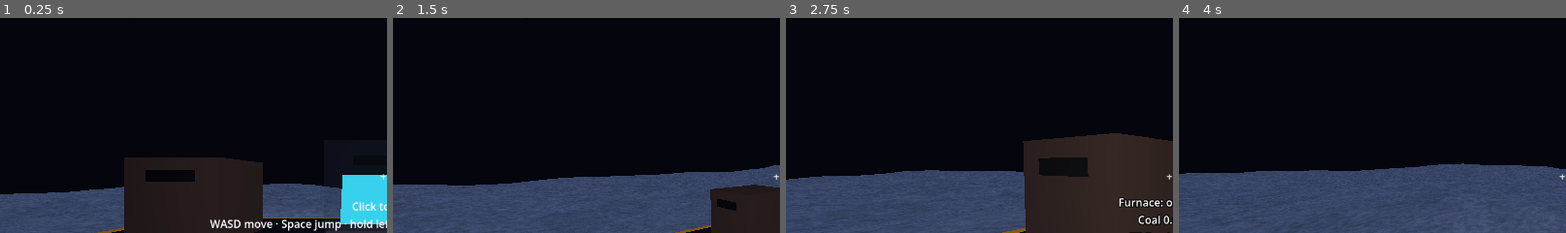
Above: before the commit, frames 1-4 (left to right).
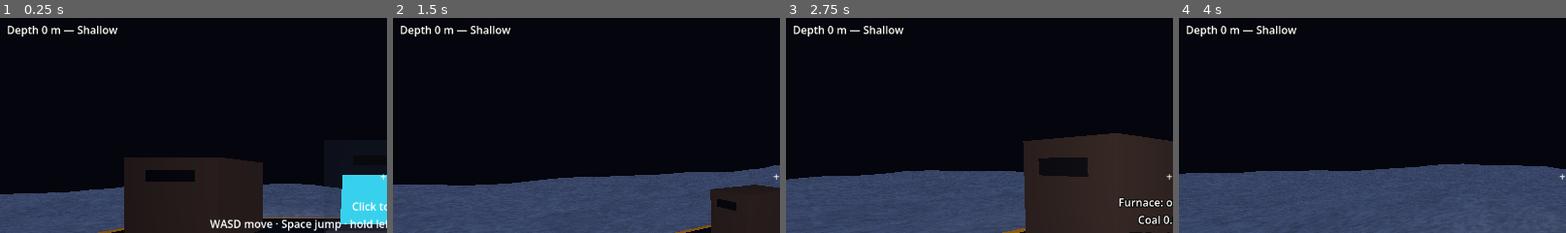
Above: after the commit, the same moments.

Repository: SneakKestrel16/Mininginc
Game: Godot game, scene res://src/main.tscn
Two runs of this game, one before a commit and one after it. Both use one fixed random seed, a clock stepped at 60 frames per second and the inputs below.
Inputs (mouse positions are % of the whole screen's width and height, from its top left):
- Up to frame 1 (0.25 s): no input
- Up to frame 2 (1.5 s): tap Enter at 0.5 s; move the mouse to (72, 44) at 0.52 s; hold D 0.53-1.28 s; tap E at 0.6 s; click (72, 44) at 0.67 s; tap Space at 0.77 s; move the mouse to (45, 50) at 1.27 s; hold W from 1.28 s (still down); tap Q at 1.35 s
- Up to frame 3 (2.75 s): keep holding W; tap Space at 1.52 s; move the mouse to (52, 48) at 2.02 s; tap F at 2.1 s
- Up to frame 4 (4 s): keep holding W; move the mouse to (49, 51) at 2.77 s; tap Ctrl at 2.85 s; click (49, 51) at 2.92 s; tap Space at 3.02, 3.77 s; move the mouse to (57, 51) at 3.52 s; tap L at 3.6 s
The pictures show only the part of the screen within x 1-50%, y 12-62%; the shares and areas given below are measured in that part.

The runs differ from the first frame. In frame 1, 0.6% of the frame differs, in the area x 2-31%, y 3-10%; in frame 2, 0.6%; in frame 3, 0.6%; in frame 4, 0.6%.

Commit message:
feat: story 037 strata you can read (heartwake/story-037)
Rock below 100 m takes its stratum's tint (Mid, Deep, Abyss, Core), the
ambient light eases down with depth and ore flecks glow harder. The HUD
names depth and stratum and shows a banner on entering one; the dev menu
drops into a chamber in each. Hardness stays 1.0, so digging costs are
unchanged. The HUD's Heart line now says up when the Heart is above.

Story: heartwake/story-037

Diff:
--- /dev/null
+++ b/data/strata.json
@@ -0,0 +1,29 @@
+{
+	"strata": [
+		{
+			"id": "shallow", "name": "Shallow", "from_depth": 0, "hardness": 1.0,
+			"tint": [1.0, 1.0, 1.0], "ambient_color": [0.45, 0.5, 0.65], "ambient_energy": 0.6, "ore_glow": 0.35,
+			"line": "Back in the shallow rock: coal, ice and iron."
+		},
+		{
+			"id": "mid", "name": "Mid", "from_depth": 100, "hardness": 1.0,
+			"tint": [0.92, 0.96, 1.04], "ambient_color": [0.42, 0.5, 0.66], "ambient_energy": 0.5, "ore_glow": 0.45,
+			"line": "The rock turns cold and blue. Uranium and gold lie this deep."
+		},
+		{
+			"id": "deep", "name": "Deep", "from_depth": 150, "hardness": 1.0,
+			"tint": [0.84, 0.9, 0.8], "ambient_color": [0.42, 0.46, 0.58], "ambient_energy": 0.34, "ore_glow": 0.65,
+			"line": "The light thins. The stone here is old and green-grey."
+		},
+		{
+			"id": "abyss", "name": "Abyss", "from_depth": 250, "hardness": 1.0,
+			"tint": [1.0, 0.88, 0.7], "ambient_color": [0.38, 0.44, 0.56], "ambient_energy": 0.24, "ore_glow": 0.85,
+			"line": "Umber rock, and almost no light. Ore burns bright in the dark."
+		},
+		{
+			"id": "core", "name": "Core", "from_depth": 340, "hardness": 1.0,
+			"tint": [0.72, 0.86, 0.9], "ambient_color": [0.62, 0.48, 0.42], "ambient_energy": 0.15, "ore_glow": 1.0,
+			"line": "The Core. Bedrock lies at 400 m."
+		}
+	]
+}
--- a/src/main.tscn
+++ b/src/main.tscn
@@ -18,6 +18,7 @@
 [ext_resource type="Script" path="res://src/ui/ending.gd" id="20_ending"]
 [ext_resource type="Script" path="res://src/dev/live_reload.gd" id="21_reload"]
 [ext_resource type="Script" path="res://src/ui/crafting_panel.gd" id="22_crafting"]
+[ext_resource type="Script" path="res://src/world/depth_sense.gd" id="23_depth"]
 
 [sub_resource type="Environment" id="Env"]
 background_mode = 1
@@ -52,8 +53,11 @@
 light_energy = 0.8
 shadow_enabled = true
 
-[node name="Environment" type="WorldEnvironment" parent="."]
+[node name="Environment" type="WorldEnvironment" parent="." node_paths=PackedStringArray("player", "world")]
 environment = SubResource("Env")
+script = ExtResource("23_depth")
+player = NodePath("../Player")
+world = NodePath("../World")
 
 [node name="Machines" type="Node3D" parent="."]
 
@@ -93,10 +97,11 @@
 world = NodePath("../World")
 player = NodePath("../Player")
 
-[node name="Hud" parent="." node_paths=PackedStringArray("economy", "player", "heart") instance=ExtResource("15_hud")]
+[node name="Hud" parent="." node_paths=PackedStringArray("economy", "player", "heart", "depth_sense") instance=ExtResource("15_hud")]
 economy = NodePath("../Economy")
 player = NodePath("../Player")
 heart = NodePath("../Heart")
+depth_sense = NodePath("../Environment")
 
 [node name="Console" type="Node3D" parent="Machines" node_paths=PackedStringArray("economy", "overlay")]
 transform = Transform3D(1, 0, 0, 0, 1, 0, 0, 0, 1, 64.5, 1, 61.5)
--- a/src/ui/dev_menu.gd
+++ b/src/ui/dev_menu.gd
@@ -1,11 +1,16 @@
 ## Dev menu (brief: Milestone 4 item 22): F1 opens it. Adds ore, sets the Heart's stage or
-## fills its meter, skips time, toggles fly mode, and teleports. Built in code: it is a
+## fills its meter, skips time, toggles fly mode, teleports, and drops into a chamber at a
+## stratum's depth. Built in code: it is a
 ## testing tool, not part of the game's look.
 class_name DevMenu
 extends CanvasLayer
 
 ## Seconds per step when skipping time; the same step offline progress uses.
 const SKIP_STEP := 5.0
+## Radius of the chamber the Depth buttons carve to stand in.
+const CHAMBER_RADIUS := 3.0
+## Metres below a stratum's top the chamber is carved: past the banner's hysteresis.
+const CHAMBER_INSIDE := 10
 
 @export var economy: Economy
 @export var player: Player
@@ -59,6 +64,11 @@
 	_button(move_row, "To base", _teleport.bind(Vector3(64.5, 1.5, 64.5)))
 	_button(move_row, "To Heart", func() -> void: _teleport(heart.global_position + Vector3(0, 0, 5)))
 
+	var depth_row := _row(rows, "Depth")
+	for stratum in economy.mine.world.strata.slice(1):
+		var depth := int(stratum["from_depth"]) + CHAMBER_INSIDE
+		_button(depth_row, "%s %d m" % [stratum["name"], depth], _drop_to.bind(depth))
+
 	_status = _label(rows, "")
 
 
@@ -101,6 +111,16 @@
 func _skip(seconds: float) -> void:
 	economy.advance(seconds, SKIP_STEP)
 	_status.text = "Skipped %d min" % int(seconds / 60.0)
+
+
+# Carves a chamber under the player's column [param depth] metres down and stands the player
+# in it, the chunks around it drawn first so there is ground to land on.
+func _drop_to(depth: int) -> void:
+	var world := economy.mine.world
+	var center := Vector3(floorf(player.global_position.x) + 0.5, -depth, floorf(player.global_position.z) + 0.5)
+	world.carve(center, CHAMBER_RADIUS)
+	world.update_around(center)
+	_teleport(center - Vector3(0, CHAMBER_RADIUS - 0.2, 0))
 
 
 func _teleport(to: Vector3) -> void:
--- a/src/ui/hud.gd
+++ b/src/ui/hud.gd
@@ -6,6 +6,8 @@
 const LINE_SECONDS := 8.0
 ## Seconds each of a speaking stage's lines stays on screen.
 const SPOKEN_SECONDS := 5.0
+## Seconds a stratum's banner stays on screen.
+const STRATUM_SECONDS := 4.0
 
 ## The economy this HUD reports.
 @export var economy: Economy
@@ -13,6 +15,8 @@
 @export var player: Player
 ## The buried Heart: the HUD says roughly how far it is.
 @export var heart: Node3D
+## Tells when the player enters a new stratum.
+@export var depth_sense: DepthSense
 
 var _line_left := 0.0
 # Ore gained from the last scoops, shown under the crosshair, and seconds it has left.
@@ -40,6 +44,8 @@
 	_gain.add_theme_color_override("font_outline_color", Color.BLACK)
 	add_child(_gain)
 	player.scooped.connect(_on_scooped)
+	if depth_sense:
+		depth_sense.stratum_entered.connect(_on_stratum_entered)
 
 
 func _process(delta: float) -> void:
@@ -57,8 +63,13 @@
 		var to_heart := heart.global_position - player.global_position
 		# Rounded to 5 m: a sense of direction, not a map.
 		_power.text += "
-Heart: about %d m down, %d m across" % [snappedi(maxf(-to_heart.y, 0.0), 5),
-				snappedi(Vector2(to_heart.x, to_heart.z).length(), 5)]
+Heart: about %d m %s, %d m across" % [snappedi(absf(to_heart.y), 5),
+				"down" if to_heart.y <= 0.0 else "up", snappedi(Vector2(to_heart.x, to_heart.z).length(), 5)]
+	var world := economy.mine.world
+	if not world.strata.is_empty():
+		var depth := maxi(-floori(player.global_position.y), 0)
+		_power.text += "
+Depth %d m — %s" % [depth, world.strata[world.stratum_at(depth)]["name"]]
 	var heart := economy.heart
 	var count := heart.stages.size()
 	var stage_name: String = "asleep" if heart.stage == 0 else heart.current()["name"]
@@ -99,6 +110,12 @@
 		_gain_left = 1.5
 
 
+func _on_stratum_entered(index: int) -> void:
+	var stratum: Dictionary = economy.mine.world.strata[index]
+	_show("%s
+%s" % [stratum["name"], stratum["line"]], STRATUM_SECONDS)
+
+
 func _on_stage_reached(index: int) -> void:
 	var stage: Dictionary = economy.heart.stages[index]
 	_show("%s\n%s" % [stage["name"], stage["line"]], LINE_SECONDS)
--- /dev/null
+++ b/src/world/depth_sense.gd
@@ -0,0 +1,54 @@
+## The light underground (brief: Milestone 10 item 42): eases the ambient light and the ore
+## glow toward the stratum the player is in, and tells when the player enters a new one.
+class_name DepthSense
+extends WorldEnvironment
+
+## Emitted when the player moves into stratum [param index] of [member VoxelWorld.strata];
+## never for the stratum the player starts in.
+signal stratum_entered(index: int)
+
+## How fast the light follows the stratum: the share of the gap closed per second, as a rate.
+const EASE_RATE := 1.5
+## Metres past a stratum's edge before it counts as entered, so standing on the line does not
+## flicker the banner.
+const HYSTERESIS := 3.0
+
+## Whose depth sets the light.
+@export var player: Node3D
+## The world whose strata and ore glow these are.
+@export var world: VoxelWorld
+
+## Index of the stratum the player is in; -1 until the first depth is read.
+var stratum := -1
+var _glow := 0.0
+
+
+func _process(delta: float) -> void:
+	if player and world and not world.strata.is_empty():
+		sense(-player.global_position.y, delta)
+
+
+## Reads the player's [param depth] in metres and eases the light [param delta] seconds toward
+## its stratum's. The first reading sets the light at once and enters silently, so a loaded
+## save does not replay a banner.
+func sense(depth: float, delta: float) -> void:
+	if stratum < 0:
+		stratum = world.stratum_at(floori(depth))
+		_ease(1.0)
+		return
+	var deeper := world.stratum_at(floori(depth - HYSTERESIS))
+	var shallower := world.stratum_at(floori(depth + HYSTERESIS))
+	var now := deeper if deeper > stratum else shallower if shallower < stratum else stratum
+	if now != stratum:
+		stratum = now
+		stratum_entered.emit(stratum)
+	_ease(1.0 - exp(-EASE_RATE * delta))
+
+
+func _ease(weight: float) -> void:
+	var target: Dictionary = world.strata[stratum]
+	var rgb: Array = target["ambient_color"]
+	environment.ambient_light_color = environment.ambient_light_color.lerp(Color(rgb[0], rgb[1], rgb[2]), weight)
+	environment.ambient_light_energy = lerpf(environment.ambient_light_energy, target["ambient_energy"], weight)
+	_glow = lerpf(_glow, target["ore_glow"], weight)
+	world.set_ore_glow(_glow)
--- a/src/world/terrain.gdshader
+++ b/src/world/terrain.gdshader
@@ -8,6 +8,8 @@
 // Specks per metre, and the share of speck cells lit on solid ore.
 uniform float fleck_scale = 9.0;
 uniform float fleck_share = 0.4;
+// How brightly ore specks glow; deeper strata turn it up (data/strata.json).
+uniform float ore_glow = 0.35;
 
 void vertex() {
 	world_pos = (MODEL_MATRIX * vec4(VERTEX, 1.0)).xyz;
@@ -44,5 +46,5 @@
 	ALBEDO = mix(base, fleck, spot);
 	ROUGHNESS = mix(0.92, 0.2, spot);
 	METALLIC = spot * 0.5;
-	EMISSION = fleck * spot * 0.35;
+	EMISSION = fleck * spot * ore_glow;
 }
--- a/src/world/voxel_world.gd
+++ b/src/world/voxel_world.gd
@@ -11,6 +11,10 @@
 
 const WORLD_PATH := "res://data/world.json"
 const ORES_PATH := "res://data/ores.json"
+const STRATA_PATH := "res://data/strata.json"
+## Darkest ambient a stratum may ask for: below it a tunnel lit by the headlamp alone is
+## too dark to read.
+const MIN_AMBIENT := 0.12
 ## The six neighbours of a sample.
 const SIDES: Array[Vector3i] = [Vector3i.UP, Vector3i.DOWN, Vector3i.LEFT, Vector3i.RIGHT, Vector3i.FORWARD, Vector3i.BACK]
 ## Density outside the world and in bedrock: far inside, so no scoop opens it.
@@ -47,6 +51,9 @@
 var heart_center: Vector3
 ## Radius of the Heart's cavern, in metres.
 var heart_radius: float
+## Bands of rock by depth, shallowest first, as data/strata.json lists them: each has a name,
+## from_depth, hardness, a rock tint, ambient light, ore glow and a banner line.
+var strata: Array = []
 # The base: flat ground around the machines.
 var _base := AABB()
 
@@ -78,8 +85,14 @@
 			"bite_radius", "bite_cost", "base_min", "base_max", "machines_min", "machines_max"])
 	var ores := _load_json(ORES_PATH, ["hardness_base", "hardness_per_block", "frozen_from_depth",
 			"frozen_hardness_multiplier", "ores"])
-	if world.is_empty() or ores.is_empty():
+	var strata_data := _load_json(STRATA_PATH, ["strata"])
+	if world.is_empty() or ores.is_empty() or strata_data.is_empty():
 		return
+	var refused := strata_error(strata_data["strata"], world["max_depth"])
+	if refused != "":
+		_fail("%s: %s" % [STRATA_PATH, refused])
+		return
+	strata = strata_data["strata"]
 	chunk_size = world["chunk_size"]
 	world_size = world["world_size"]
 	max_depth = world["max_depth"]
@@ -176,7 +189,60 @@
 	var hits := _hardness_base + _hardness_per_block * depth
 	if depth >= frozen_from:
 		hits *= _frozen_multiplier
-	return hits * _bite_cost
+	return hits * _bite_cost * float(strata[stratum_at(depth)]["hardness"])
+
+
+## Index in [member strata] of the stratum at [param depth] metres; the first above ground.
+func stratum_at(depth: int) -> int:
+	var index := 0
+	for i in strata.size():
+		if depth >= strata[i]["from_depth"]:
+			index = i
+	return index
+
+
+## Colour the ground at [param pos] is drawn in: its material's colour, with rock and crust
+## tinted by their stratum. Alpha is 1 on ore, which the terrain shader flecks.
+func surface_color(pos: Vector3i) -> Color:
+	var what := material_at(pos)
+	var color: Color = Blocks.COLORS[what]
+	if what == Blocks.ROCK or what == Blocks.CRUST:
+		color *= _color(strata[stratum_at(-pos.y)]["tint"])
+	color.a = 1.0 if what > Blocks.ROCK else 0.0
+	return color
+
+
+## Sets how brightly ore flecks glow; the depth the player is at sets it.
+func set_ore_glow(glow: float) -> void:
+	_material.set_shader_parameter("ore_glow", glow)
+
+
+## Why [param list] is not a usable strata list for a world [param depth_limit] metres deep,
+## or "" when it is.
+static func strata_error(list: Array, depth_limit: int) -> String:
+	if list.is_empty() or int(list[0]["from_depth"]) != 0:
+		return "the first stratum must start at 0 m"
+	var rock: Color = Blocks.COLORS[Blocks.ROCK]
+	for i in list.size():
+		var stratum: Dictionary = list[i]
+		for key in ["name", "from_depth", "hardness", "tint", "ambient_color", "ambient_energy", "ore_glow", "line"]:
+			if not stratum.has(key):
+				return "stratum %d is missing \"%s\"" % [i, key]
+		if i > 0 and stratum["from_depth"] <= list[i - 1]["from_depth"]:
+			return "%s must start deeper than %s" % [stratum["name"], list[i - 1]["name"]]
+		if stratum["from_depth"] >= depth_limit:
+			return "%s starts below bedrock" % stratum["name"]
+		if stratum["ambient_energy"] < MIN_AMBIENT:
+			return "%s is darker than %.2f ambient" % [stratum["name"], MIN_AMBIENT]
+		for channel in stratum["tint"]:
+			if channel < 0.5 or channel > 1.5:
+				return "%s's tint must stay within 0.5 to 1.5" % stratum["name"]
+		# Tinted rock stays rock-coloured, so ore keeps standing out against it.
+		var tinted: Color = rock * _color(stratum["tint"])
+		var lightness := tinted.get_luminance() / rock.get_luminance()
+		if lightness < 0.75 or lightness > 1.1 or tinted.s > 0.3:
+			return "%s's tint changes rock too much" % stratum["name"]
+	return ""
 
 
 ## True when [param pos] lies below the frozen floor.
@@ -514,9 +580,10 @@
 					if corner[c] > corner[best]:
 						best = c
 				var at := low + Vector3i(best & 1, (best >> 1) & 1, (best >> 2) & 1)
-				var what := material_at(at)
-				var color: Color = Blocks.COLORS[what] * (0.92 + 0.12 * _shade(at))
-				color.a = 1.0 if what > Blocks.ROCK else 0.0  # the shader flecks ore
+				var color := surface_color(at)
+				var ore := color.a  # the shader flecks ore
+				color *= 0.92 + 0.12 * _shade(at)
+				color.a = ore
 				colors.append(color)
 	var indices := PackedInt32Array()
 	# Edges from samples this chunk owns (origin .. origin+n-1) along +x, +y, +z.
@@ -566,6 +633,10 @@
 	node.add_child(body)
 
 
+static func _color(rgb: Array) -> Color:
+	return Color(rgb[0], rgb[1], rgb[2])
+
+
 # A number in [0, 1) fixed by the seed and the position, for a slight shade per spot.
 func _shade(pos: Vector3i) -> float:
 	return (hash([world_seed, pos.x, pos.y, pos.z]) & 0xFFFF) / float(0x10000)
--- /dev/null
+++ b/tests/unit/heartwake/strata_check.gd
@@ -0,0 +1,113 @@
+## Self-check for the strata (brief: Milestone 10 item 42) until /test-setup installs gdUnit4.
+## Run: <godot> --headless --path . -s res://tests/unit/heartwake/strata_check.gd
+## Exits 0 when every check passes, 1 on the first failure.
+extends SceneTree
+
+
+func _initialize() -> void:
+	var failures := 0
+	var world := VoxelWorld.new()
+	world.world_seed = 7
+	root.add_child(world)
+	await process_frame  # _ready runs on the next frame
+
+	# Which stratum each depth is in, edges included.
+	var expected := { -5: 0, 0: 0, 99: 0, 100: 1, 149: 1, 150: 2, 249: 2, 250: 3, 339: 3, 340: 4, 399: 4 }
+	var wrong := expected.keys().filter(func(d: int) -> bool: return world.stratum_at(d) != expected[d])
+	failures += _check(wrong.is_empty(), "each depth lies in its stratum (wrong at %s)" % [wrong])
+
+	# The shipped file is accepted; each kind of bad file is refused with a reason.
+	failures += _check(VoxelWorld.strata_error(world.strata, world.max_depth) == "", "the shipped strata are accepted")
+	var bad := {
+		"first not at 0": func(l: Array) -> void: l[0]["from_depth"] = 5,
+		"not increasing": func(l: Array) -> void: l[2]["from_depth"] = l[1]["from_depth"],
+		"below bedrock": func(l: Array) -> void: l[4]["from_depth"] = world.max_depth,
+		"too dark": func(l: Array) -> void: l[3]["ambient_energy"] = 0.1,
+		"tint out of range": func(l: Array) -> void: l[1]["tint"] = [0.4, 1.0, 1.0],
+		"rock too dark": func(l: Array) -> void: l[1]["tint"] = [0.6, 0.6, 0.6],
+		"rock too coloured": func(l: Array) -> void: l[1]["tint"] = [1.4, 0.8, 0.6],
+		"missing key": func(l: Array) -> void: l[2].erase("line"),
+	}
+	for what in bad:
+		var list: Array = world.strata.duplicate(true)
+		bad[what].call(list)
+		failures += _check(VoxelWorld.strata_error(list, world.max_depth) != "", "a strata list is refused: %s" % what)
+
+	# Rock takes its stratum's tint, a different one at each depth; ore keeps its own colour.
+	var rock: Color = Blocks.COLORS[Blocks.ROCK]
+	var seen := {}
+	for depth in [20, 120, 200, 300, 360]:
+		var pos := _find(world, depth, func(id: int) -> bool: return id == Blocks.ROCK)
+		var color := world.surface_color(pos)
+		var rgb: Array = world.strata[world.stratum_at(depth)]["tint"]
+		var want := rock * Color(rgb[0], rgb[1], rgb[2])
+		failures += _check(color.a == 0.0 and Vector3(color.r, color.g, color.b).distance_to(Vector3(want.r, want.g, want.b)) < 0.001,
+				"rock at %d m is drawn in its stratum's tint" % depth)
+		seen[color] = true
+	failures += _check(seen.size() == 5, "rock looks different in each stratum")
+	var ore_ok := true
+	for depth in [20, 120, 200, 300, 360]:
+		var pos := _find(world, depth, func(id: int) -> bool: return id > Blocks.ROCK)
+		var color := world.surface_color(pos)
+		var own: Color = Blocks.COLORS[world.material_at(pos)]
+		ore_ok = ore_ok and color.a == 1.0 and color.r == own.r and color.g == own.g and color.b == own.b
+	failures += _check(ore_ok, "ore keeps its own colour and fleck flag at every depth")
+
+	# Hardness at 1.0 everywhere: digging costs exactly what it did before strata.
+	var same := true
+	for depth in 400:
+		var hits := world._hardness_base + world._hardness_per_block * depth
+		if depth >= world.frozen_from:
+			hits *= world._frozen_multiplier
+		var pos := Vector3i(30, -depth, 30)
+		same = same and (world.material_at(pos) == Blocks.BEDROCK or world.hardness_at(pos) == hits * world._bite_cost)
+	failures += _check(same, "every depth costs what it did before strata")
+
+	# The banner fires on entering, with 3 m of hysteresis, and never for the first reading.
+	var sense := DepthSense.new()
+	sense.environment = Environment.new()
+	sense.world = world
+	# Each banner as [stratum, depth it fired at]: within 3 m of the line nothing fires.
+	var entered := []
+	var at := [0.0]  # an array: a lambda captures locals by value
+	sense.stratum_entered.connect(func(i: int) -> void: entered.append([i, at[0]]))
+	for depth in [0.0, 60.0, 98.0, 101.0, 104.0, 99.0, 96.0, 104.0, 102.0]:
+		at[0] = depth
+		sense.sense(depth, 0.1)
+	failures += _check(entered == [[1, 104.0], [0, 96.0], [1, 104.0]],
+			"entering strata fires mid at 104 m, shallow at 96 m, mid at 104 m (got %s)" % [entered])
+
+	# The light follows the stratum, and the glow reaches the shader.
+	for i in 30:
+		sense.sense(200.0, 0.1)
+	var deep_energy: float = world.strata[2]["ambient_energy"]
+	failures += _check(absf(sense.environment.ambient_light_energy - deep_energy) < deep_energy * 0.05,
+			"after 3 s at 200 m the light is the Deep's (%.3f)" % sense.environment.ambient_light_energy)
+	for i in 50:
+		sense.sense(0.0, 0.1)
+	var top_energy: float = world.strata[0]["ambient_energy"]
+	failures += _check(absf(sense.environment.ambient_light_energy - top_energy) < top_energy * 0.01,
+			"after 5 s back at the surface the light is the surface's (%.3f)" % sense.environment.ambient_light_energy)
+	world.set_ore_glow(1.0)
+	failures += _check(world._material.get_shader_parameter("ore_glow") == 1.0, "the ore glow reaches the terrain shader")
+	sense.free()
+
+	print("strata_check: %s" % ("PASS" if failures == 0 else "%d FAILED" % failures))
+	quit(1 if failures else 0)
+
+
+# A sample [param depth] metres down whose material passes [param test].
+func _find(world: VoxelWorld, depth: int, test: Callable) -> Vector3i:
+	for x in range(2, 126):
+		for z in range(2, 126, 3):
+			var pos := Vector3i(x, -depth, z)
+			if test.call(world.material_at(pos)):
+				return pos
+	push_error("nothing found at %d m" % depth)
+	return Vector3i(64, -depth, 64)
+
+
+func _check(ok: bool, what: String) -> int:
+	if not ok:
+		printerr("FAIL: " + what)
+	return 0 if ok else 1
Binary file added: production/qa/evidence/story-037-strata/110-coal.png
Binary file added: production/qa/evidence/story-037-strata/160-ice.png
Binary file added: production/qa/evidence/story-037-strata/160-sight.png
Binary file added: production/qa/evidence/story-037-strata/260-copper.png
Binary file added: production/qa/evidence/story-037-strata/350-gold.png
Binary file added: production/qa/evidence/story-037-strata/surface.png
Not shown: 1 places in src/main.tscn that only renumber resources
Not shown, added: src/world/depth_sense.gd.uid
Not shown, changed: production/epics/heartwake/story-037-strata.md
